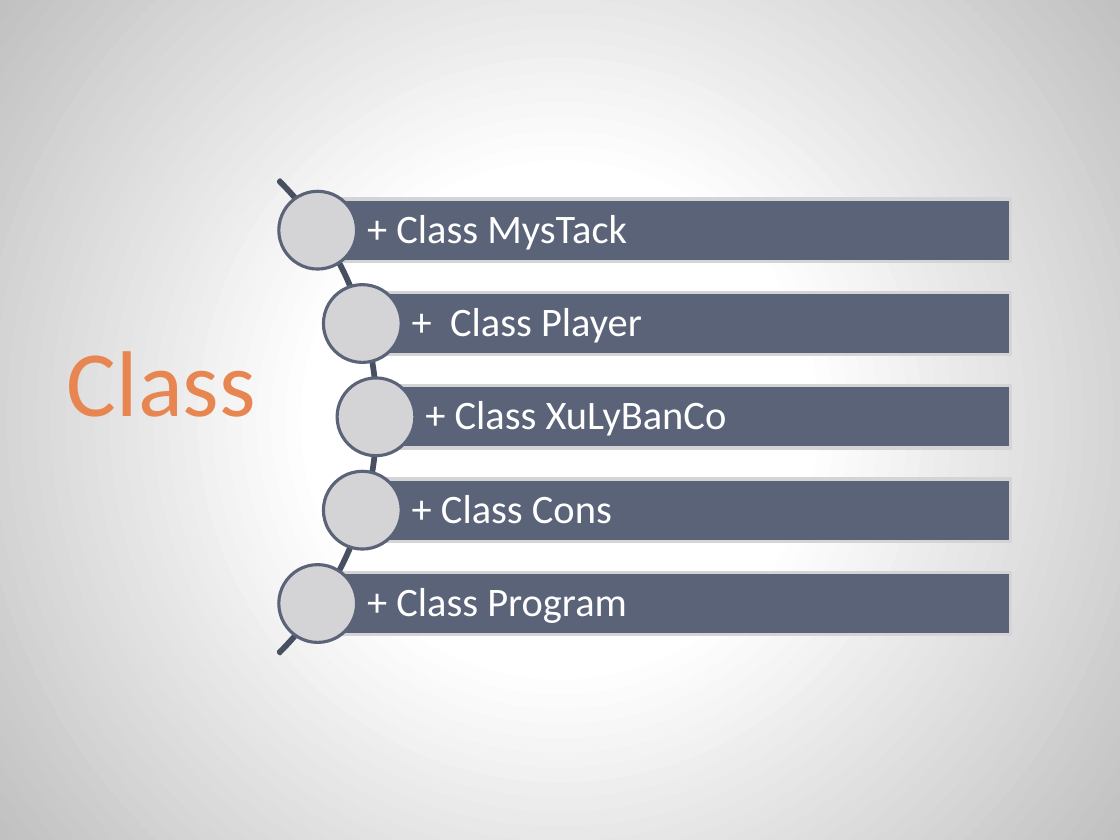
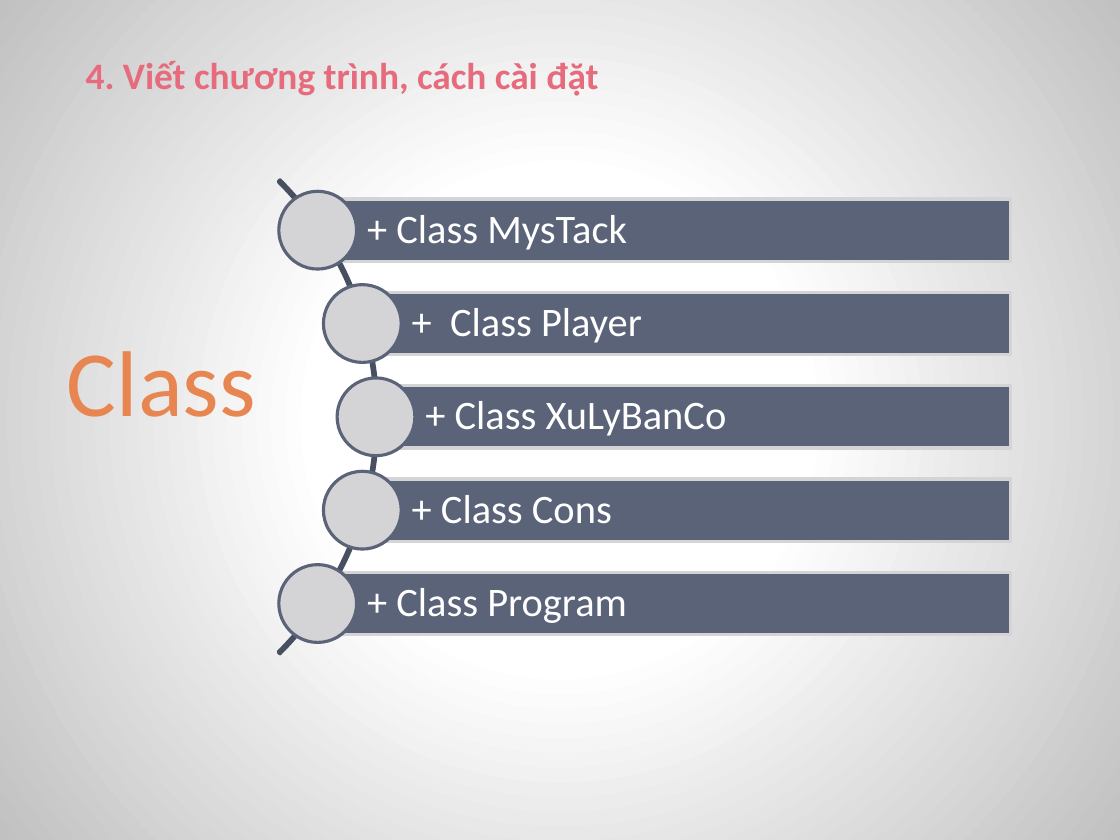
Before and after one commit to MrXiX/CARO-2-NGUOI, a slide deck: slide 14 of doancarohki1819.pptx (slide 15 before the commit). Drawn at 1120x840 pixels with LibreOffice and Linux fonts; fonts in the diff are those of the drawing. Boxes give left, top, right and bottom in pixels: in the first picture for what was removed or moved away, otherwise in the second. Text is boxed around its words. In the diff, an @@ line names an element or a change of style, - is before the commit and + after.

```diff
--- a/doancarohki1819.pptx
+++ b/doancarohki1819.pptx
@@ text added at (86, 61, 598, 96), 24 pt, text #E66C7D, bold @@
+4. Viết chương trình, cách cài đặt
```
Also in this commit, not shown: 6 other slides changed, 7 slides added, 6 slides removed, 2 other files.
